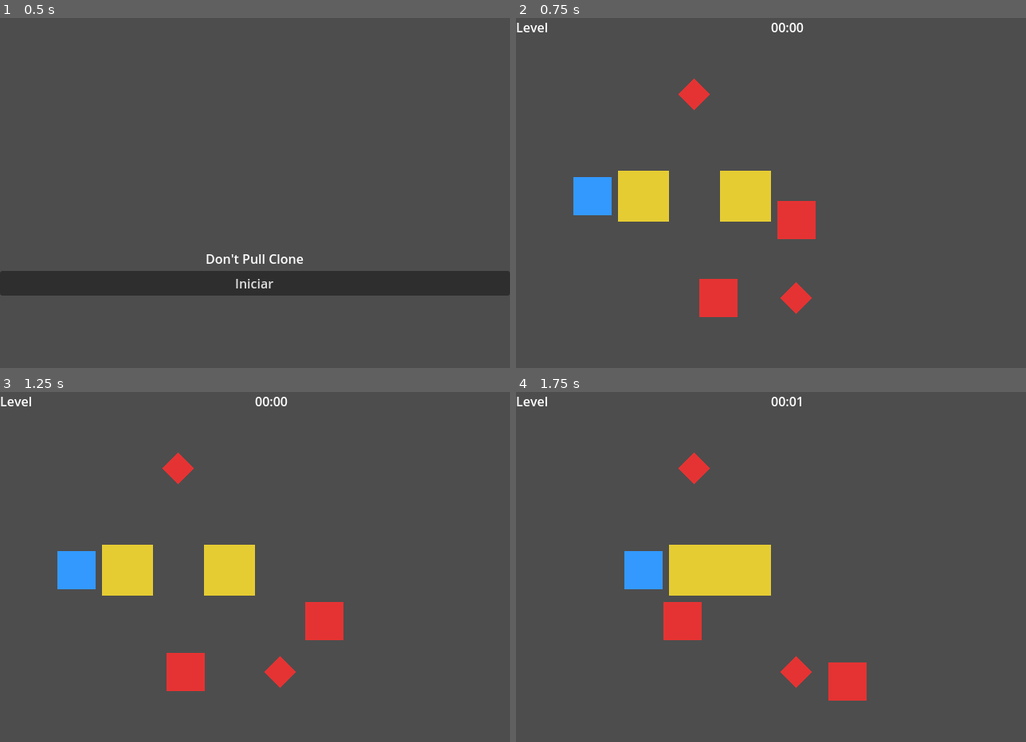
Above: before the commit, frames 1-4 (two rows, left to right).
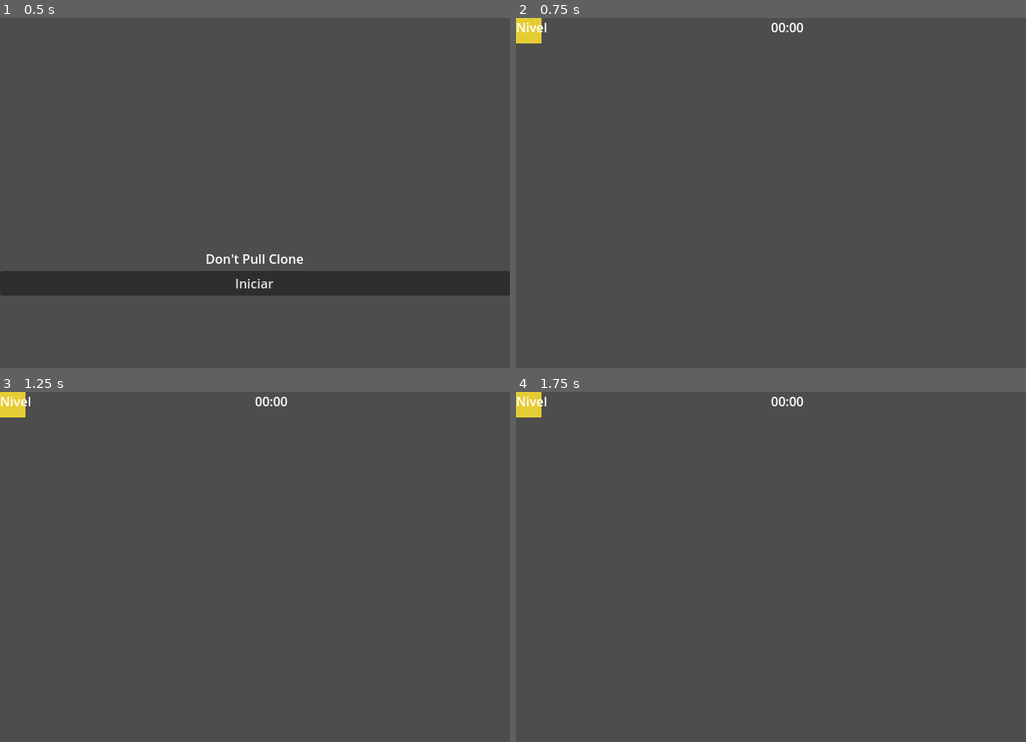
Above: after the commit, the same moments.

Repository: Luizzavala/godot-dontpull
Game: Godot game, scene res://scenes/core/MainMenu.tscn
Two runs of this game, one before a commit and one after it. Both use one fixed random seed, a clock stepped at 60 frames per second and the inputs below.
Inputs:
- Up to frame 1 (0.5 s): no input
- Up to frame 2 (0.75 s): click "Iniciar" at 0.5 s
- Up to frame 3 (1.25 s): no input
- Up to frame 4 (1.75 s): hold Right (ui_right) from 1.28 s (still down)

Frame 1 is identical in both runs. In frame 2, 6.3% of the frame differs, in the area x 0-59%, y 0-86%; in frame 3, 6.3%; in frame 4, 6.3%, in the area x 0-69%, y 0-89%.
Error after the commit: Parse Error: Identifier "NOTIFICATION_RESIZED" not declared in the current scope. (res://scripts/core/Level.gd:27)

Commit message:
Center playable maps and add non-playable backdrop

Diff:
--- a/scenes/core/Level.tscn
+++ b/scenes/core/Level.tscn
@@ -33,6 +33,16 @@
 [node name="Level" type="Node2D"]
 script = ExtResource("1")
 
+[node name="NonPlayableBackground" type="ColorRect" parent="."]
+unique_name_in_owner = true
+mouse_filter = 2
+color = Color(0.0470588, 0.0470588, 0.0705882, 1)
+
+[node name="PlayableArea" type="ColorRect" parent="."]
+unique_name_in_owner = true
+mouse_filter = 2
+color = Color(0.0941176, 0.145098, 0.227451, 1)
+
 [node name="GroundTileMap" type="TileMap" parent="."]
 unique_name_in_owner = true
 tile_set = SubResource("4")
--- a/scripts/core/Level.gd
+++ b/scripts/core/Level.gd
@@ -14,11 +14,18 @@
 @onready var block_container: Node2D = %Blocks
 @onready var power_up_container: Node2D = %PowerUps
 @onready var hud: HUD = %HUD
+@onready var non_playable_background: ColorRect = %NonPlayableBackground
+@onready var playable_area_rect: ColorRect = %PlayableArea
+var _current_grid_size: Vector2i = Vector2i(Consts.GRID_WIDTH, Consts.GRID_HEIGHT)
 
 func _ready() -> void:
     """Carga los datos del nivel y posiciona entidades según el layout."""
     _apply_level_data(_load_level_data())
     GameManager.start_level()
+
+func _notification(what: int) -> void:
+    if what == NOTIFICATION_RESIZED:
+        _update_map_layout()
 
 func _load_level_data() -> Dictionary:
     var path: String = level_file if level_file != "" else LevelLoader.get_default_level_path()
@@ -36,6 +43,8 @@
     var grid_size: Dictionary = _get_dictionary(data, "grid_size")
     var width: int = int(grid_size.get("width", Consts.GRID_WIDTH))
     var height: int = int(grid_size.get("height", Consts.GRID_HEIGHT))
+    _current_grid_size = Vector2i(width, height)
+    _update_map_layout()
     GameHelpers.set_map_bounds(Rect2i(Vector2i.ZERO, Vector2i(width, height)))
     _populate_tile_map(width, height)
     _position_player(_get_dictionary(data, "player"))
@@ -43,6 +52,18 @@
     _spawn_entities(enemy_container, EnemyScene, _get_array(data, "enemies"), Consts.ENEMY_START)
     _spawn_power_ups(_get_array(data, "power_ups"))
     hud.offset = Vector2.ZERO
+
+func _update_map_layout() -> void:
+    var viewport_size: Vector2 = get_viewport_rect().size
+    var offset: Vector2 = GameHelpers.calculate_center_offset(_current_grid_size, viewport_size)
+    GameHelpers.set_map_offset(offset)
+    tile_map.position = offset
+    if is_instance_valid(non_playable_background):
+        non_playable_background.position = Vector2.ZERO
+        non_playable_background.size = viewport_size
+    if is_instance_valid(playable_area_rect):
+        playable_area_rect.position = offset
+        playable_area_rect.size = Vector2(_current_grid_size) * Consts.TILE_SIZE
 
 func _populate_tile_map(width: int, height: int) -> void:
     tile_map.clear()
--- a/scripts/utils/helpers.gd
+++ b/scripts/utils/helpers.gd
@@ -5,20 +5,21 @@
 const Consts = preload("res://scripts/utils/constants.gd")
 
 static var _map_bounds: Rect2i = Rect2i(Vector2i.ZERO, Vector2i(Consts.GRID_WIDTH, Consts.GRID_HEIGHT))
+static var _map_offset: Vector2 = Vector2.ZERO
 
 static func grid_to_world(grid_position: Vector2i) -> Vector2:
     """Convierte una posición de grid a coordenadas globales."""
     var tile_size: float = Consts.TILE_SIZE
     var half_tile: Vector2 = Vector2.ONE * (tile_size * 0.5)
     var grid_position_vector: Vector2 = Vector2(grid_position)
-    return grid_position_vector * tile_size + half_tile
+    return grid_position_vector * tile_size + half_tile + _map_offset
 
 
 static func world_to_grid(world_position: Vector2) -> Vector2i:
     """Convierte una posición global a coordenadas del grid."""
     var tile_size: float = Consts.TILE_SIZE
     var half_tile: Vector2 = Vector2.ONE * (tile_size * 0.5)
-    var adjusted: Vector2 = world_position - half_tile
+    var adjusted: Vector2 = world_position - half_tile - _map_offset
     return Vector2i(round(adjusted.x / tile_size), round(adjusted.y / tile_size))
 
 
@@ -55,3 +56,20 @@
 static func is_within_bounds(grid_position: Vector2i) -> bool:
     """Indica si la posición en grid se encuentra dentro de los límites actuales."""
     return _map_bounds.has_point(grid_position)
+
+
+static func set_map_offset(offset: Vector2) -> void:
+    """Almacena el desplazamiento en píxeles usado para centrar el grid."""
+    _map_offset = offset
+
+
+static func get_map_offset() -> Vector2:
+    """Devuelve el desplazamiento actual aplicado al grid en coordenadas mundiales."""
+    return _map_offset
+
+
+static func calculate_center_offset(grid_size: Vector2i, viewport_size: Vector2) -> Vector2:
+    """Calcula el offset necesario para centrar el mapa dentro del viewport."""
+    var grid_pixel_size: Vector2 = Vector2(grid_size) * Consts.TILE_SIZE
+    var offset: Vector2 = (viewport_size - grid_pixel_size) * 0.5
+    return Vector2(max(offset.x, 0.0), max(offset.y, 0.0))
--- /dev/null
+++ b/tests/integration/sandbox_centered_map.tscn
@@ -0,0 +1,8 @@
+[gd_scene load_steps=2 format=3]
+
+[ext_resource type="PackedScene" path="res://scenes/core/Level.tscn" id="1"]
+
+[node name="SandboxCenteredMap" type="Node2D"]
+
+[node name="Level" parent="." instance=ExtResource("1")]
+unique_name_in_owner = true
--- /dev/null
+++ b/tests/unit/test_map_centering.gd
@@ -0,0 +1,30 @@
+## TestMapCentering valida que el offset calculado centre el grid en el viewport.
+extends Node
+
+const GameHelpers = preload("res://scripts/utils/helpers.gd")
+const Consts = preload("res://scripts/utils/constants.gd")
+
+func run_tests() -> Array:
+    return [
+        _test_offset_is_centered_when_viewport_is_larger(),
+        _test_offset_is_clamped_when_viewport_is_smaller(),
+    ]
+
+func _test_offset_is_centered_when_viewport_is_larger() -> Dictionary:
+    var grid_size := Vector2i(5, 4)
+    var viewport_size := Vector2(1280, 720)
+    var expected := (viewport_size - Vector2(grid_size) * Consts.TILE_SIZE) * 0.5
+    var offset := GameHelpers.calculate_center_offset(grid_size, viewport_size)
+    return {
+        "name": "El offset centra el mapa cuando el viewport es amplio",
+        "passed": offset.is_equal_approx(expected),
+    }
+
+func _test_offset_is_clamped_when_viewport_is_smaller() -> Dictionary:
+    var grid_size := Vector2i(10, 8)
+    var viewport_size := Vector2(200, 150)
+    var offset := GameHelpers.calculate_center_offset(grid_size, viewport_size)
+    return {
+        "name": "El offset se ajusta a cero cuando el viewport es menor al mapa",
+        "passed": offset == Vector2.ZERO,
+    }
--- /dev/null
+++ b/tests/unit/test_out_of_bounds.gd
@@ -0,0 +1,52 @@
+## TestOutOfBounds verifica que el offset del mapa no permita abandonar el área jugable.
+extends Node
+
+const PlayerScene: PackedScene = preload("res://scenes/entities/Player.tscn")
+const Enums = preload("res://scripts/utils/enums.gd")
+const GameHelpers = preload("res://scripts/utils/helpers.gd")
+
+func run_tests() -> Array:
+    return [
+        _test_world_and_grid_conversions_respect_offset(),
+        _test_player_cannot_move_beyond_bounds_with_offset(),
+    ]
+
+func _test_world_and_grid_conversions_respect_offset() -> Dictionary:
+    var previous_bounds: Rect2i = GameHelpers.get_map_bounds()
+    var previous_offset: Vector2 = GameHelpers.get_map_offset()
+    var grid_size := Vector2i(4, 3)
+    GameHelpers.set_map_bounds(Rect2i(Vector2i.ZERO, grid_size))
+    GameHelpers.set_map_offset(Vector2(96, 64))
+    var grid_position := Vector2i(2, 1)
+    var world_position := GameHelpers.grid_to_world(grid_position)
+    var converted := GameHelpers.world_to_grid(world_position)
+    var result := {
+        "name": "La conversión grid↔world mantiene la posición con offset",
+        "passed": converted == grid_position,
+    }
+    GameHelpers.set_map_bounds(previous_bounds)
+    GameHelpers.set_map_offset(previous_offset)
+    return result
+
+func _test_player_cannot_move_beyond_bounds_with_offset() -> Dictionary:
+    var previous_bounds: Rect2i = GameHelpers.get_map_bounds()
+    var previous_offset: Vector2 = GameHelpers.get_map_offset()
+    GameHelpers.set_map_bounds(Rect2i(Vector2i.ZERO, Vector2i(2, 2)))
+    GameHelpers.set_map_offset(Vector2(128, 80))
+    var player: Player = PlayerScene.instantiate()
+    add_child(player)
+    var start_grid := Vector2i(1, 0)
+    var start_world: Vector2 = GameHelpers.grid_to_world(start_grid)
+    player.global_position = start_world
+    player.target_position = start_world
+    player.state = Enums.PlayerState.IDLE
+    player._try_start_move(Vector2i.RIGHT)
+    var result := {
+        "name": "El jugador no abandona el área jugable aunque el mapa tenga offset",
+        "passed": player.target_position.is_equal_approx(start_world)
+            and player.state == Enums.PlayerState.IDLE,
+    }
+    player.queue_free()
+    GameHelpers.set_map_bounds(previous_bounds)
+    GameHelpers.set_map_offset(previous_offset)
+    return result
Not shown, changed: README.md
